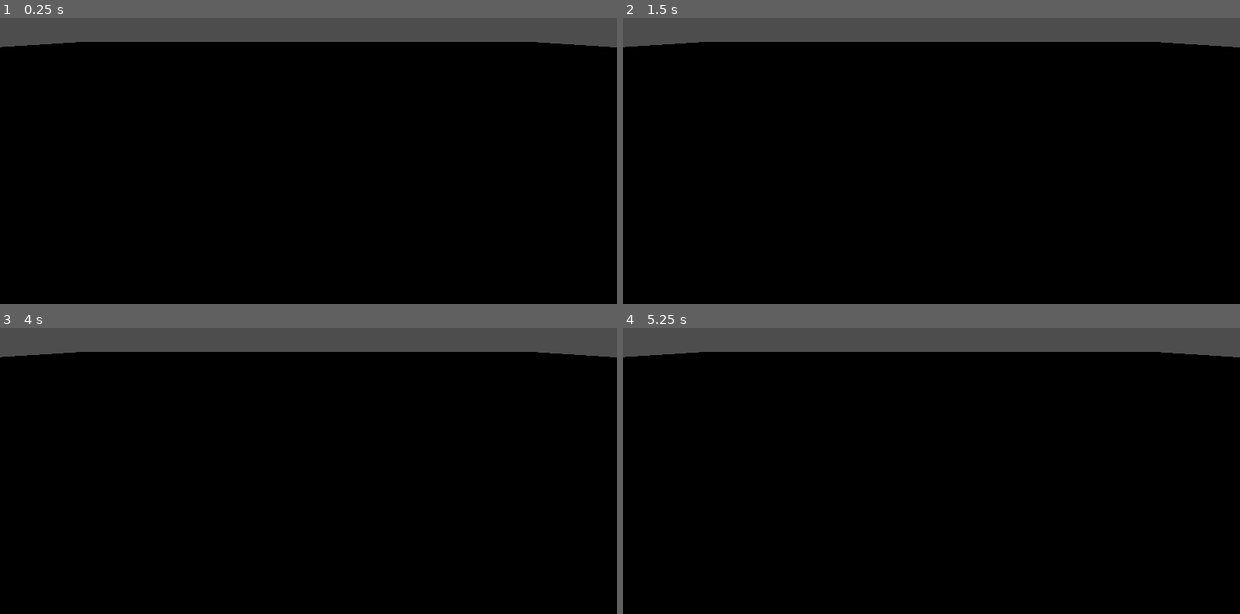
Above: before the commit, frames 1-4 (two rows, left to right).
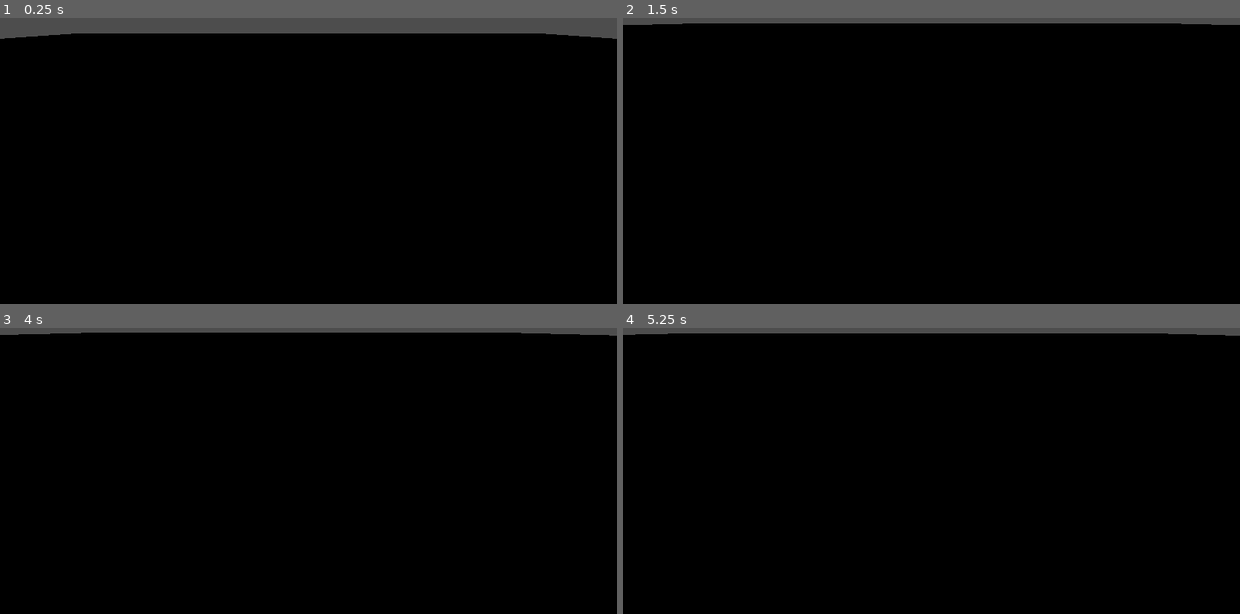
Above: after the commit, the same moments.

Repository: Schmiggolas/roomba-chan
Game: Godot game, scene res://scenes/world.tscn
The game is run twice, just before and just after one commit, with the same random seed, the same clock (stepped at 60 frames per second) and the same inputs.
Inputs:
- Up to frame 1 (0.25 s): no input
- Up to frame 2 (1.5 s): tap Enter at 0.5 s; hold D (steer_right) 0.53-1.28 s; tap Space at 1.25 s; hold S (backwards) from 1.28 s (still down)
- Up to frame 3 (4 s): tap Enter at 2, 3.5 s; release S (backwards) at 2.03 s; hold D (steer_right) 2.03-2.78 s; tap Space at 2.75 s; hold W (forwards) 2.78-3.53 s; hold A (steer_left) from 3.53 s (still down)
- Up to frame 4 (5.25 s): tap Space at 4.25 s; release A (steer_left) at 5.03 s; hold S (backwards) from 5.03 s (still down)

The runs differ from the first frame. In frame 1, 3.0% of the frame differs, in the area x 0-100%, y 5-11%; in frame 2, 6.7%; in frame 3, 6.9%, in the area x 0-100%, y 1-11%; in frame 4, 6.7%.

Commit message:
work done

Diff:
--- a/project.godot
+++ b/project.godot
@@ -14,10 +14,6 @@
 run/main_scene="res://scenes/world.tscn"
 config/features=PackedStringArray("4.2", "Forward Plus")
 config/icon="res://icon.svg"
-
-[filesystem]
-
-import/fbx/enabled=false
 
 [input]
 
--- /dev/null
+++ b/scenes/camera/FollowCamera3D.gd
@@ -0,0 +1,18 @@
+class_name FollowCamera3D extends Camera3D
+
+@export var node_to_follow : Node
+var camera_follow_target : Node
+@export var node_to_look_at : Node
+
+
+func _ready():
+	if(node_to_follow == null):
+		push_error("Object to follow is null!")
+	camera_follow_target = node_to_follow.get_node("CameraTarget")
+
+
+
+func _physics_process(delta):
+	var target_position = camera_follow_target.position
+	position = target_position
+	look_at(node_to_look_at.position,Vector3.UP)
--- /dev/null
+++ b/scenes/player/CameraTarget.gd
@@ -0,0 +1,13 @@
+extends Node3D
+
+@export var player : Node3D
+@onready var original_offset : Vector3 = position
+
+# Called when the node enters the scene tree for the first time.
+func _ready():
+	pass # Replace with function body.
+
+
+# Called every frame. 'delta' is the elapsed time since the previous frame.
+func _physics_process(delta):
+	position = player.global_position + original_offset
--- a/scenes/player/player.tscn
+++ b/scenes/player/player.tscn
@@ -1,25 +1,34 @@
-[gd_scene load_steps=5 format=3 uid="uid://b5arusx58sc01"]
+[gd_scene load_steps=8 format=3 uid="uid://b5arusx58sc01"]
 
 [ext_resource type="Script" path="res://scenes/player/player.gd" id="1_8an24"]
+[ext_resource type="Script" path="res://scenes/player/CameraTarget.gd" id="2_uix4c"]
 
 [sub_resource type="CylinderShape3D" id="CylinderShape3D_wc2js"]
 height = 0.1
 radius = 0.3
 
+[sub_resource type="StandardMaterial3D" id="StandardMaterial3D_6agag"]
+albedo_color = Color(0.443137, 0, 0, 1)
+
 [sub_resource type="CylinderMesh" id="CylinderMesh_decv8"]
+material = SubResource("StandardMaterial3D_6agag")
 top_radius = 0.3
 bottom_radius = 0.3
 height = 0.1
 rings = 1
 
+[sub_resource type="StandardMaterial3D" id="StandardMaterial3D_0wvdp"]
+albedo_color = Color(0, 0, 0, 1)
+
 [sub_resource type="CylinderMesh" id="CylinderMesh_gj87g"]
+material = SubResource("StandardMaterial3D_0wvdp")
 top_radius = 0.05
 bottom_radius = 0.05
 height = 0.02
 rings = 1
 
 [node name="Player" type="VehicleBody3D"]
-mass = 10.0
+mass = 30.0
 script = ExtResource("1_8an24")
 engine_force_value = 20
 
@@ -93,3 +102,8 @@
 transform = Transform3D(-4.37114e-08, -1, 0, 1, -4.37114e-08, 0, 0, 0, 1, 0, 0, 0)
 mesh = SubResource("CylinderMesh_gj87g")
 skeleton = NodePath("../../WheelFrontLeft")
+
+[node name="CameraTarget" type="Node3D" parent="." node_paths=PackedStringArray("player")]
+transform = Transform3D(1, 0, 0, 0, 1, 0, 0, 0, 1, 0, 1, -2)
+script = ExtResource("2_uix4c")
+player = NodePath("..")
--- a/scenes/world.tscn
+++ b/scenes/world.tscn
@@ -1,6 +1,7 @@
-[gd_scene load_steps=5 format=3 uid="uid://c540lbb8880ye"]
+[gd_scene load_steps=6 format=3 uid="uid://c540lbb8880ye"]
 
 [ext_resource type="PackedScene" uid="uid://b5arusx58sc01" path="res://scenes/player/player.tscn" id="1_eugfv"]
+[ext_resource type="Script" path="res://scenes/camera/FollowCamera3D.gd" id="2_hns4g"]
 
 [sub_resource type="BoxShape3D" id="BoxShape3D_jqtug"]
 size = Vector3(100, 0.5, 100)
@@ -24,8 +25,8 @@
 [node name="Player" parent="." instance=ExtResource("1_eugfv")]
 transform = Transform3D(1, 0, 0, 0, 1, 0, 0, 0, 1, 0, 2.63141, 0)
 
-[node name="SpotLight3D" type="SpotLight3D" parent="."]
-transform = Transform3D(1, 0, 0, 0, 0.93052, 0.366241, 0, -0.366241, 0.93052, 0, 21.4677, 40.4328)
-
-[node name="Camera3D" type="Camera3D" parent="."]
-transform = Transform3D(1, 0, 0, 0, 0.910243, 0.414074, 0, -0.414074, 0.910243, 0.33253, 3.15261, 4.55023)
+[node name="FollowCamera3D" type="Camera3D" parent="." node_paths=PackedStringArray("node_to_follow", "node_to_look_at")]
+transform = Transform3D(1, 0, 0, 0, 1, 0, 0, 0, 1, 0, 3, 2)
+script = ExtResource("2_hns4g")
+node_to_follow = NodePath("../Player")
+node_to_look_at = NodePath("../Player")
Binary file added: models/AmericanFridge.fbx
Not shown, added: models/AmericanFridge.fbx.import
Binary file added: models/Armchair1.fbx
Not shown, added: models/Armchair1.fbx.import
Binary file added: models/Armchair2.fbx
Not shown, added: models/Armchair2.fbx.import
Binary file added: models/BathTub1.fbx
Not shown, added: models/BathTub1.fbx.import
Binary file added: models/BathTub2.fbx
Not shown, added: models/BathTub2.fbx.import
Binary file added: models/BathroomSink.fbx
Not shown, added: models/BathroomSink.fbx.import
(and 108 more such lines)
